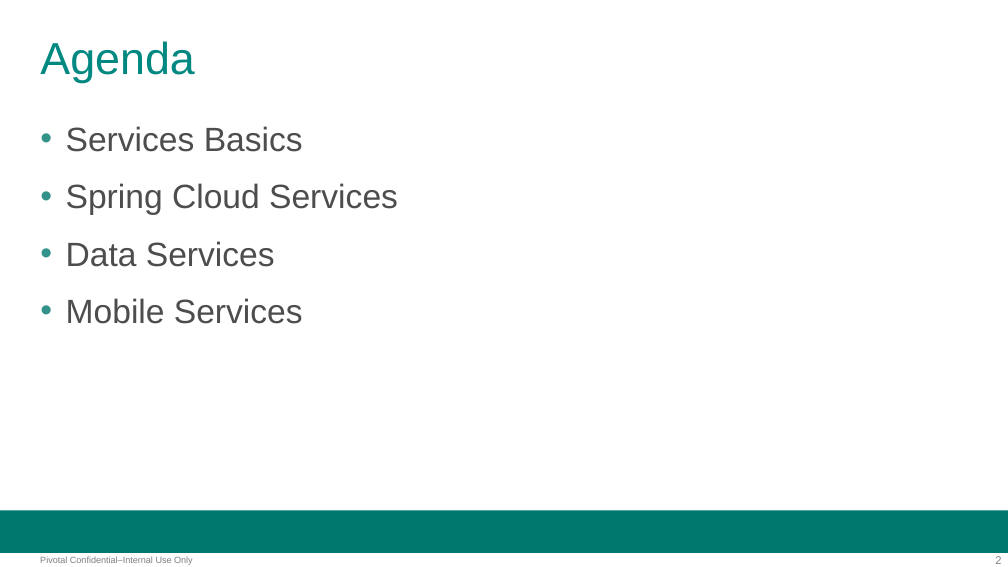
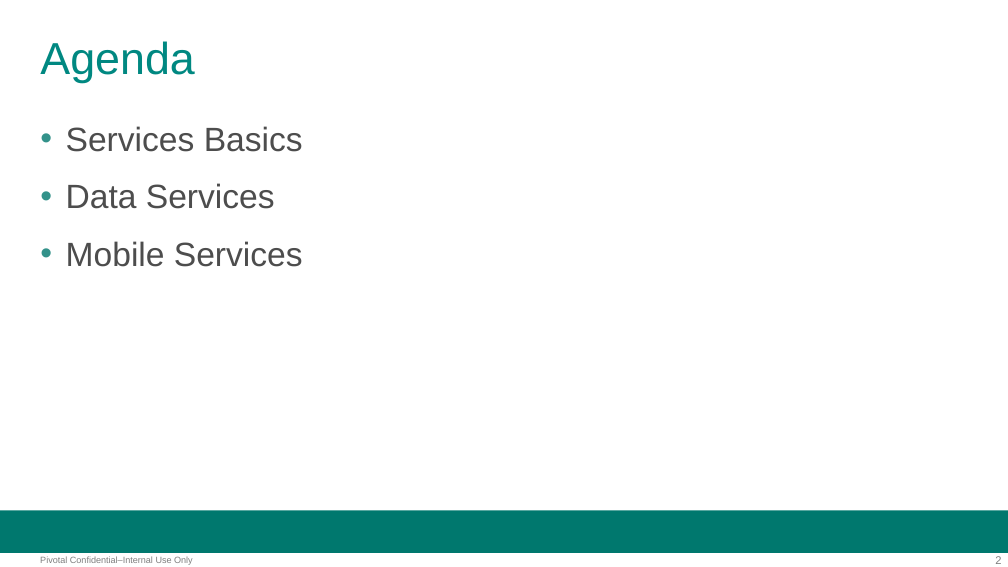
Before and after one commit to adamzwickey/PCF-Bootcamp-VZ, a slide deck: slide 2 of presentations/MarketplaceOverview.pptx. Drawn at 1008x567 pixels with LibreOffice and Linux fonts; fonts in the diff are those of the drawing; background and template pictures are left out. Boxes give left, top, right and bottom in pixels: in the first picture for what was removed or moved away, otherwise in the second. Text is boxed around its words. In the diff, an @@ line names an element or a change of style, - is before the commit and + after.

```diff
--- a/presentations/MarketplaceOverview.pptx
+++ b/presentations/MarketplaceOverview.pptx
@@ text at [66,183,398,215]: paragraph removed @@
-• Spring Cloud Services
```
Also in this commit, not shown: 2 other slides changed, 7 slides removed, 1 other file.
